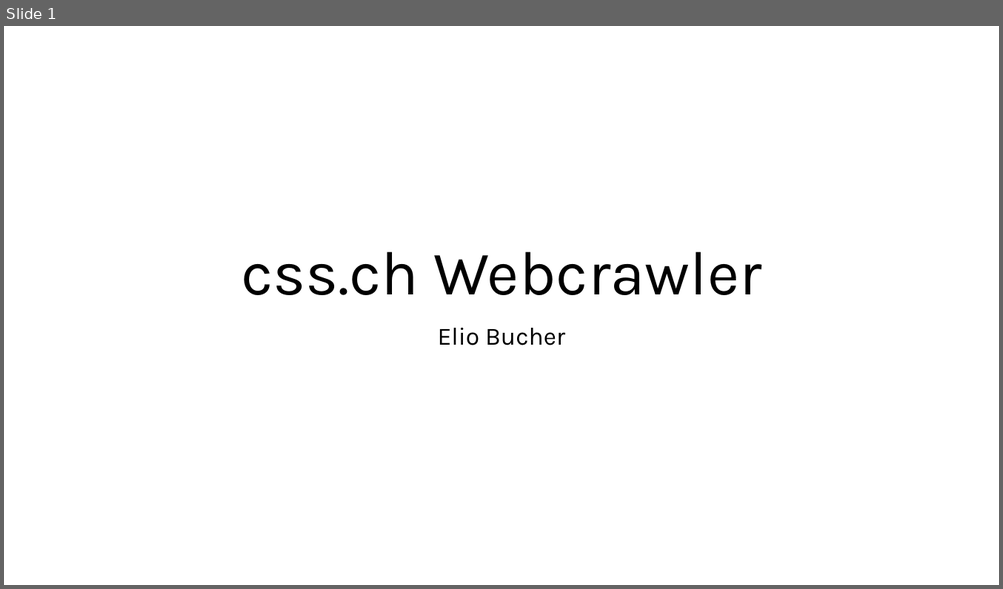
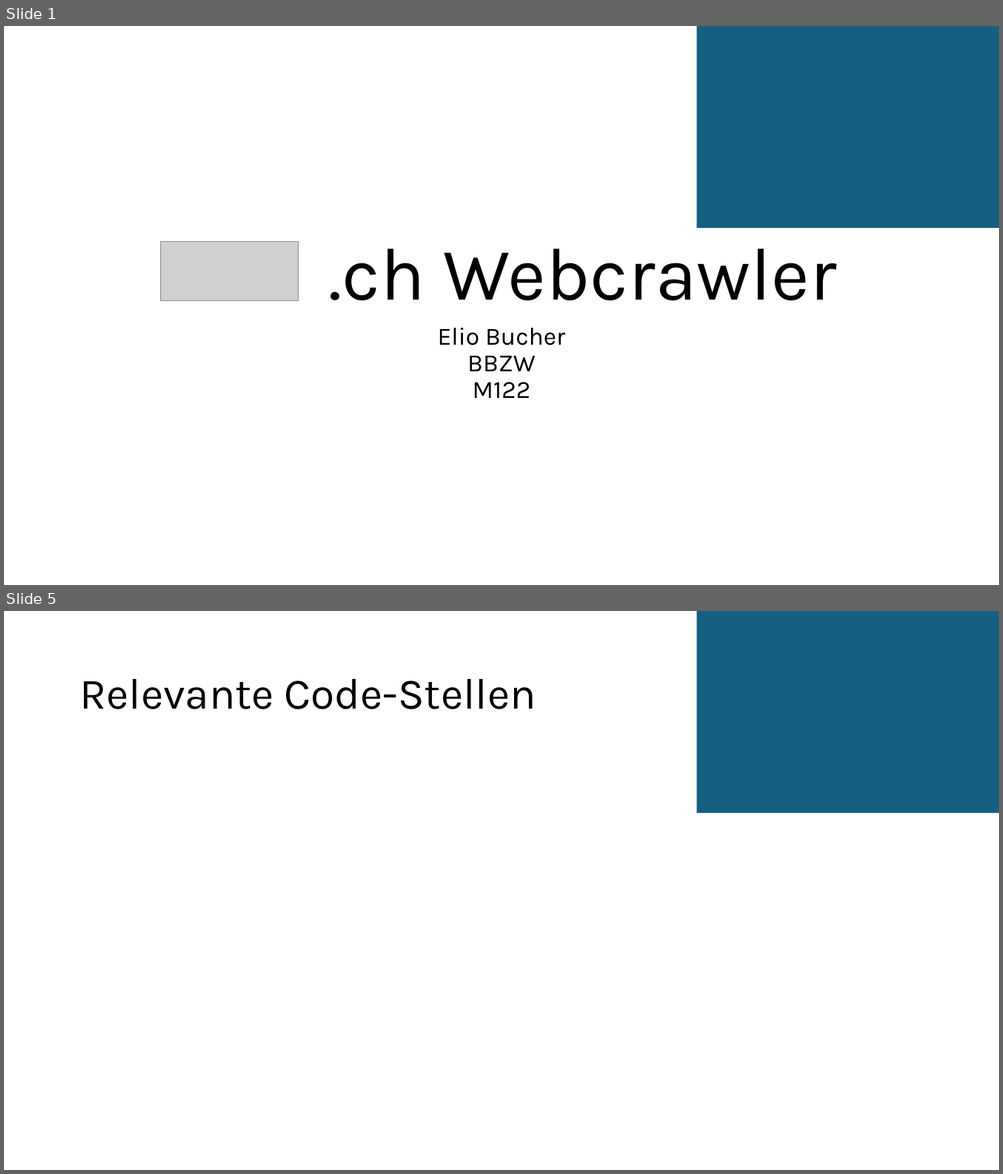
Before and after one commit to ElioBucher/M122-CSS-Web-Crawler, a slide deck: planning/css.ch Webcrawler.pptx. Shown one above the other, each under a label of ours: slide 1 before the commit, slides 1 and 5 after it; the slides between them are not shown. The pictures are 1003x589 and 1003x1174 pixels, drawn with LibreOffice and Linux fonts; fonts in the diff are those of the drawing; grey boxes stand for pictures. Boxes give left, top, right and bottom in pixels: in the first picture for what was removed or moved away, otherwise in the second. Text is boxed around its words. In the diff, an @@ line names an element or a change of style, - is before the commit and + after.

```diff
--- a/planning/css.ch Webcrawler.pptx
+++ b/planning/css.ch Webcrawler.pptx
@@ slide 5 added at (x1=4, y1=611, x2=999, y2=1170), background #FFFFFF @@
@@ rectangle added at (x1=697, y1=611, x2=999, y2=813), fill #156082 @@
@@ title added at (x1=79, y1=679, x2=536, y2=709), 42 pt, text #000000 @@
+Relevante Code-Stellen
@@ slide 1 changed as well @@
@@ rectangle added at (x1=697, y1=26, x2=999, y2=228), fill #156082 @@
@@ picture added at (x1=160, y1=242, x2=298, y2=301) @@
@@ title at (x1=329, y1=249, x2=836, y2=301): text changed; size 60 to 72 pt @@
-css.ch Webcrawler
+.ch Webcrawler
@@ subtitle at (x1=438, y1=328, x2=565, y2=398): text changed @@
-Elio Bucher
+Elio Bucher
+BBZW
+M122
```
Also in this commit, not shown: 8 other slides added.
